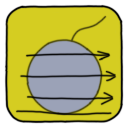
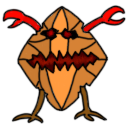
Before/after of a 128×128 layered artwork. What changed in the layer stack:
added layer "Crystal Demon 01" above "Icons" over [2, 4, 126, 124]
hid group "Icons" (14 layers) over [4, 4, 124, 124]
